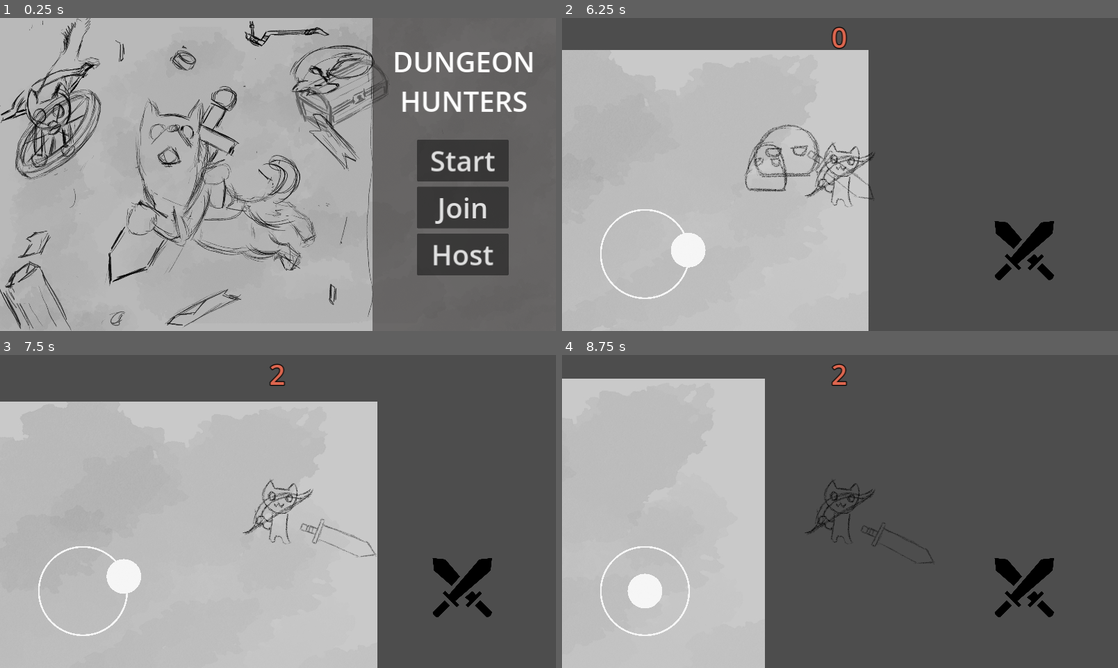
Above: before the commit, frames 1-4 (two rows, left to right).
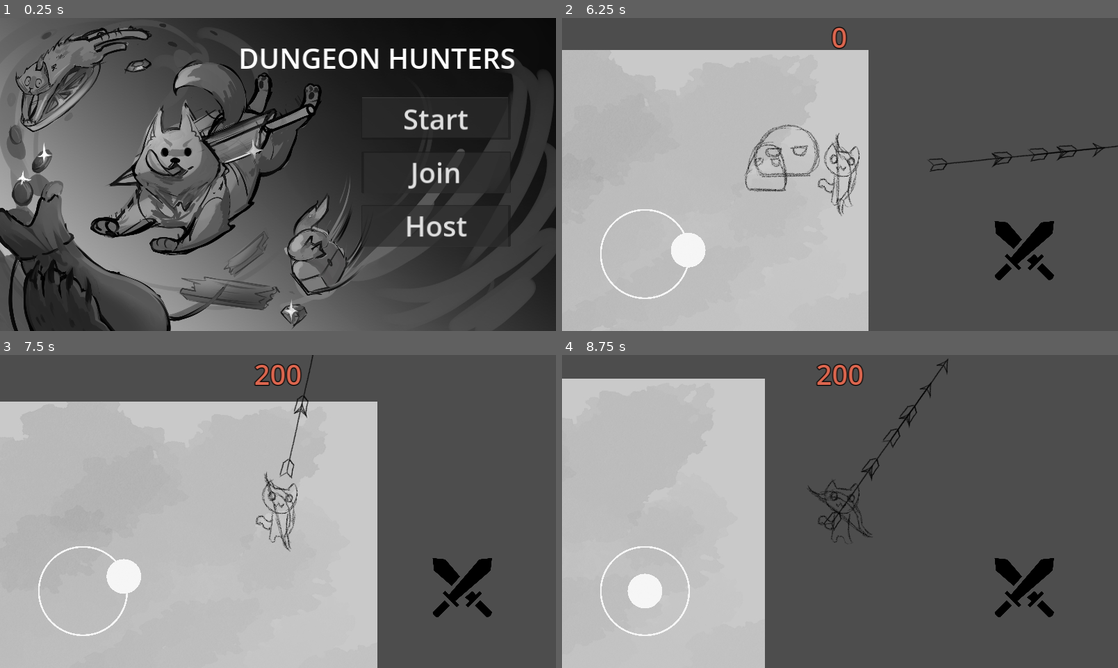
Above: after the commit, the same moments.

Repository: Vented5/DungeonHunters
Game: Godot game, scene res://title_screen/title_screen.tscn
Two runs of this game, one before a commit and one after it. Both use one fixed random seed, a clock stepped at 60 frames per second and the inputs below.
Inputs (mouse positions are in pixels of both pictures, inside the frame that each line leads up to):
- Up to frame 1 (0.25 s): no input
- Up to frame 2 (6.25 s): click "Start" at 0.5 s; click "START" at 1.25 s; click (645, 252) at 2 s; tap Enter at 2.75 s; move the mouse to (962, 158) at 2.77 s; hold D (move_right) 2.78-3.53 s; hold Space (jump, bound only before the commit) 2.78-3.53 s; move the mouse to (728, 190) at 3.52 s; hold S (move_down) 3.53-4.28 s; tap Space (jump, bound only before the commit) at 3.6, 3.77, 4.07, 5.1, 5.27, 5.57 s; move the mouse to (895, 105) at 4.27 s; hold D (move_right) 4.28-5.03 s; hold Space (jump, bound only before the commit) 4.28-5.03 s; move the mouse to (812, 237) at 5.02 s; hold W (move_up) 5.03-5.78 s; move the mouse to (1006, 221) at 5.77 s; hold A (move_left) from 5.78 s (still down); hold Space (jump, bound only before the commit) from 5.78 s (still down)
- Up to frame 3 (7.5 s): move the mouse to (111, 464) at 6.52 s; release Space (jump, bound only before the commit) at 6.53 s; tap Space (jump, bound only before the commit) at 6.6, 6.77, 7.07 s; move the mouse to (305, 511) at 7.27 s; release A (move_left) at 7.28 s; hold S (move_down) from 7.28 s (still down); hold Space (jump, bound only before the commit) from 7.28 s (still down)
- Up to frame 4 (8.75 s): move the mouse to (756, 433) at 8.02 s; release S (move_down) at 8.03 s; release Space (jump, bound only before the commit) at 8.03 s; hold D (move_right) from 8.03 s (still down); tap Space (jump, bound only before the commit) at 8.1, 8.27, 8.57 s

The runs differ from the first frame. In frame 1, 90% of the frame differs, in the area x 0-100%, y 0-100%; in frame 2, 0.9%; in frame 3, 1.2%; in frame 4, 1.0%.

Commit message:
scene(bow/arrow): New weapon added, bow and arrow, also the title screen image has been updated.

Diff:
--- a/main.gd
+++ b/main.gd
@@ -27,7 +27,7 @@
 	slime.connect("slime_died", _on_slime_died, 0)
 
 func _on_slime_died():
-	score += 1
+	score += 100
 	update_score_label()
 
 func update_score_label():
--- a/main.tscn
+++ b/main.tscn
@@ -4,8 +4,8 @@
 [ext_resource type="Texture2D" uid="uid://ri4h47dj2eer" path="res://art/background.jpg" id="2_nr6sa"]
 [ext_resource type="PackedScene" uid="uid://qiw2xgc314o0" path="res://player/player.tscn" id="3_kvypv"]
 [ext_resource type="PackedScene" uid="uid://dq1vsa5w8gn5o" path="res://slime/slime.tscn" id="3_ultmg"]
-[ext_resource type="PackedScene" uid="uid://dmqo0lbsrv8ql" path="res://weapons/sword.tscn" id="5_67oaq"]
 [ext_resource type="PackedScene" uid="uid://bkdkdlpdn4psb" path="res://weapons/bow.tscn" id="6_h22cf"]
+[ext_resource type="PackedScene" uid="uid://dsgjmn1ustteg" path="res://weapons/arrow.tscn" id="6_vklno"]
 [ext_resource type="Texture2D" uid="uid://cw543fi4x2eta" path="res://ui/battle.svg" id="7_fomfm"]
 [ext_resource type="PackedScene" uid="uid://cn0oait4m0s65" path="res://ui/joystick/joystick.tscn" id="8_e1ji3"]
 
@@ -39,12 +39,11 @@
 [node name="Player" parent="." instance=ExtResource("3_kvypv")]
 position = Vector2(640, 360)
 
-[node name="Sword" parent="Player" instance=ExtResource("5_67oaq")]
-
 [node name="Camera2D" type="Camera2D" parent="Player"]
 scale = Vector2(0.942599, 1.06142)
 
 [node name="Bow" parent="Player" instance=ExtResource("6_h22cf")]
+arrow_scene = ExtResource("6_vklno")
 
 [node name="Mob_spawn_path" type="Path2D" parent="."]
 curve = SubResource("Curve2D_p1a8s")
--- a/project.godot
+++ b/project.godot
@@ -47,7 +47,7 @@
 "events": [Object(InputEventKey,"resource_local_to_scene":false,"resource_name":"","device":-1,"window_id":0,"alt_press …(192 unchanged characters)…
 ]
 }
-jump={
+attack={
 "deadzone": 0.5,
 "events": [Object(InputEventKey,"resource_local_to_scene":false,"resource_name":"","device":-1,"window_id":0,"alt_press …(191 unchanged characters)…
 ]
@@ -57,6 +57,7 @@
 
 2d_physics/layer_1="Sword"
 2d_physics/layer_2="Slimes"
+2d_physics/layer_3="Arrows"
 
 [rendering]
 
--- a/slime/slime.gd
+++ b/slime/slime.gd
@@ -21,13 +21,12 @@
 	pass
 
 func _on_area_2d_area_entered(area: Area2D) -> void:
-	if area.collision_layer == 1 and $"../Player/Sword".collision_mask == 2:  #  Solo detecta si la capa 2 (slimes) está activada
-		print("¡La espada golpeó un slime!, mascara:", $"../Player/Sword".collision_mask)
-		print("¡Eeeee, contacto!")
-		# Desactiva el nodo para que no interactúe con la física inmediatamente
-		self.set_process(false)  # Desactiva el proceso para evitar que se actualice
-		self.set_physics_process(false)  # Desactiva el procesamiento físico
-		# Luego espera un frame para asegurarse de que no haya más procesos pendientes
-		await get_tree().create_timer(0.0).timeout
-		queue_free()  # Elimina el enemigo
-		emit_signal("slime_died")
+
+	print("¡Eeeee, contacto!")
+	# Desactiva el nodo para que no interactúe con la física inmediatamente
+	self.set_process(false)  # Desactiva el proceso para evitar que se actualice
+	self.set_physics_process(false)  # Desactiva el procesamiento físico
+	# Luego espera un frame para asegurarse de que no haya más procesos pendientes
+	await get_tree().create_timer(0.0).timeout
+	queue_free()  # Elimina el enemigo
+	emit_signal("slime_died")
--- a/slime/slime.tscn
+++ b/slime/slime.tscn
@@ -57,6 +57,7 @@
 
 [node name="Area2D" type="Area2D" parent="."]
 collision_layer = 2
+collision_mask = 5
 
 [node name="CollisionShape2D" type="CollisionShape2D" parent="Area2D"]
 position = Vector2(-1.33326, 3.84454)
--- a/title_screen/title_screen.tscn
+++ b/title_screen/title_screen.tscn
@@ -1,7 +1,7 @@
 [gd_scene load_steps=3 format=3 uid="uid://fybtkxym01xo"]
 
 [ext_resource type="Script" path="res://title_screen/title_screen.gd" id="1_qc3g2"]
-[ext_resource type="Texture2D" uid="uid://bb8rd34vq2hyy" path="res://title_screen/titleScreen.jpg" id="2_wj1st"]
+[ext_resource type="Texture2D" uid="uid://bk5we4480gkw2" path="res://wawa.jpg" id="2_hw1jq"]
 
 [node name="Menu" type="Node"]
 script = ExtResource("1_qc3g2")
@@ -12,18 +12,20 @@
 anchor_bottom = 1.0
 grow_horizontal = 2
 grow_vertical = 2
-texture = ExtResource("2_wj1st")
+texture = ExtResource("2_hw1jq")
 expand_mode = 2
+flip_h = true
 
 [node name="ColorRect" type="ColorRect" parent="."]
+visible = false
 anchors_preset = 8
 anchor_left = 0.5
 anchor_top = 0.5
 anchor_right = 0.5
 anchor_bottom = 0.5
-offset_left = 217.0
+offset_left = 152.0
 offset_top = 360.0
-offset_right = 257.0
+offset_right = 198.0
 offset_bottom = 400.0
 grow_horizontal = 2
 grow_vertical = 2
@@ -36,13 +38,13 @@
 anchor_top = 0.5
 anchor_right = 0.5
 anchor_bottom = 0.5
-offset_left = 320.0
-offset_top = -80.0
-offset_right = 531.0
-offset_bottom = 232.0
+offset_left = 192.0
+offset_top = -176.0
+offset_right = 536.0
+offset_bottom = 168.0
 grow_horizontal = 2
 grow_vertical = 2
-theme_override_constants/separation = 12
+theme_override_constants/separation = 27
 
 [node name="Start" type="Button" parent="BoxContainer"]
 layout_mode = 2
@@ -63,13 +65,12 @@
 "
 
 [node name="Title" type="Label" parent="."]
-offset_left = 904.0
-offset_top = 56.0
-offset_right = 1231.0
-offset_bottom = 235.0
+offset_left = 544.0
+offset_top = 48.0
+offset_right = 1192.0
+offset_bottom = 144.0
 theme_override_font_sizes/font_size = 64
-text = "DUNGEON
-HUNTERS"
+text = "DUNGEON HUNTERS"
 horizontal_alignment = 1
 
 [connection signal="pressed" from="BoxContainer/Start" to="." method="_on_button_pressed"]
--- /dev/null
+++ b/weapons/arrow.gd
@@ -0,0 +1,10 @@
+extends Area2D
+
+var speed = 500
+
+func _process(delta: float) -> void:
+	position += transform.x * speed * delta
+
+
+func _on_visible_on_screen_notifier_2d_screen_exited() -> void:
+	queue_free()
--- /dev/null
+++ b/weapons/arrow.tscn
@@ -0,0 +1,25 @@
+[gd_scene load_steps=4 format=3 uid="uid://dsgjmn1ustteg"]
+
+[ext_resource type="Texture2D" uid="uid://bvsrpuqc4d32w" path="res://weapons/Arrow.png" id="1_j6224"]
+[ext_resource type="Script" path="res://weapons/arrow.gd" id="1_psfnf"]
+
+[sub_resource type="SegmentShape2D" id="SegmentShape2D_jcn4k"]
+a = Vector2(-72, 0)
+b = Vector2(88, 0)
+
+[node name="Arrow" type="Area2D"]
+collision_layer = 4
+script = ExtResource("1_psfnf")
+
+[node name="Sprite2D" type="Sprite2D" parent="."]
+position = Vector2(0, 1)
+rotation = 1.59698
+texture = ExtResource("1_j6224")
+
+[node name="VisibleOnScreenNotifier2D" type="VisibleOnScreenNotifier2D" parent="."]
+
+[node name="CollisionShape2D" type="CollisionShape2D" parent="."]
+shape = SubResource("SegmentShape2D_jcn4k")
+debug_color = Color(0.976661, 0, 0.410141, 0.42)
+
+[connection signal="screen_exited" from="VisibleOnScreenNotifier2D" to="." method="_on_visible_on_screen_notifier_2d_screen_exited"]
--- /dev/null
+++ b/weapons/bow.gd
@@ -0,0 +1,19 @@
+extends Node2D
+
+@export var arrow_scene: PackedScene
+var player
+
+func _ready() -> void:
+	player = get_parent()
+
+func _process(delta: float) -> void:
+	if Input.is_action_pressed("attack"):
+		$Sprite2D.rotation = player.direction.angle() - deg_to_rad(235)
+	if Input.is_action_just_released("attack"):
+		shoot()
+
+func shoot():
+	var arrow = arrow_scene.instantiate()
+	arrow.rotation = player.direction.angle()
+	add_child(arrow)
+	print("Arrow shooted")
--- a/weapons/bow.tscn
+++ b/weapons/bow.tscn
@@ -1,6 +1,10 @@
-[gd_scene load_steps=2 format=3 uid="uid://bkdkdlpdn4psb"]
+[gd_scene load_steps=3 format=3 uid="uid://bkdkdlpdn4psb"]
 
 [ext_resource type="Texture2D" uid="uid://dguq34gasq1cu" path="res://art/bow.png" id="1_mkiec"]
+[ext_resource type="Script" path="res://weapons/bow.gd" id="2_lgnmc"]
 
-[node name="Bow" type="Sprite2D"]
+[node name="Bow" type="Node2D"]
+script = ExtResource("2_lgnmc")
+
+[node name="Sprite2D" type="Sprite2D" parent="."]
 texture = ExtResource("1_mkiec")
--- a/weapons/sword.gd
+++ b/weapons/sword.gd
@@ -15,7 +15,7 @@
 func _process(delta):
 	direction = player.direction
 
-	if Input.is_action_just_pressed("jump"):
+	if Input.is_action_just_pressed("attack"):
 		handle_attack()
 
 func handle_attack ():
Binary file added: wawa.jpg
Not shown, added: wawa.jpg.import
Binary file added: weapons/Arrow.png
Not shown, added: weapons/Arrow.png.import
